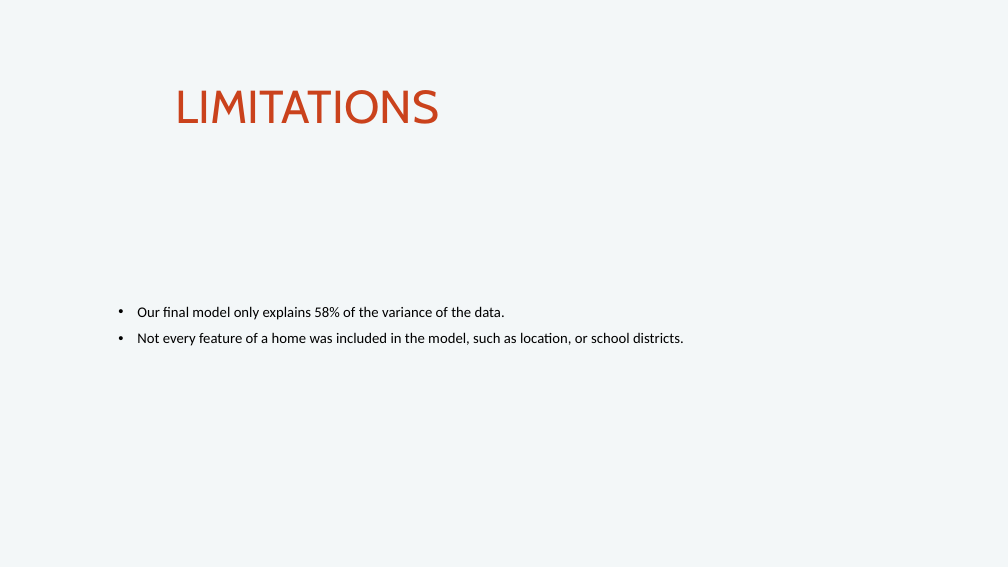
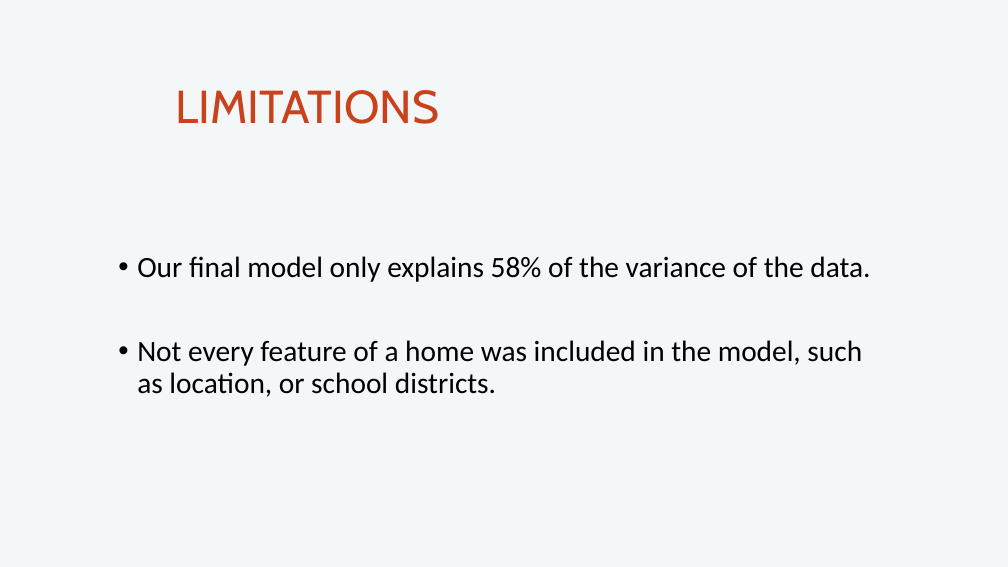
Before and after one commit to MHolthouser1024/Phase-2-housing-project, a slide deck: slide 9 of Presentation.pptx (slide 11 before the commit). Drawn at 1008x567 pixels with LibreOffice and Linux fonts; fonts in the diff are those of the drawing. Boxes give left, top, right and bottom in pixels: in the first picture for what was removed or moved away, otherwise in the second. Text is boxed around its words. In the diff, an @@ line names an element or a change of style, - is before the commit and + after.

```diff
--- a/Presentation.pptx
+++ b/Presentation.pptx
@@ text "Our final model only explains ..." at <box>137,256,870,397</box>: size 14 to 28 pt @@
```
Also in this commit, not shown: 3 other slides changed, 4 slides added, 6 slides removed.
